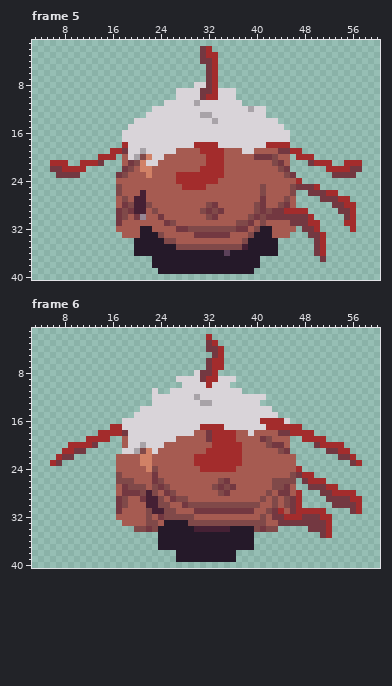
Two versions of one pixel-art file, assets/aseprite/player.aseprite. This is how it looked before the edit.
64x64 pixels, 8 frames. Shown: frame 5: x 3..60, y 1..40; frame 6: x 3..60, y 1..40. The commit also changed other frames, which this record leaves out.
The same view after the edit:
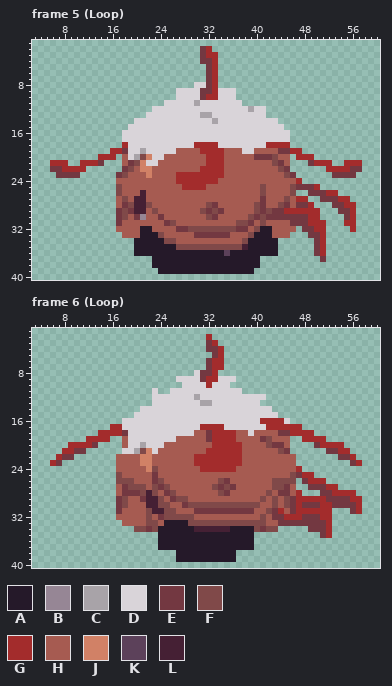
Palette (. is transparent): A #251929  B #968695  C #a8a3a8  D #d9d4d9  E #733841  F #804949  G #a32c2c  H #a65b51  J #d18166  K #5c415a  L #452034
From old to new:
Frame 5 (Loop), layer "Idle/Front":
y 27: x 47..48 .. -> GG
y 28: x 47..49 ... -> EEG
y 29: x 49..50 .. -> GG
y 30: x 50 . -> G
y 31..32: x 51 . -> G
Frame 6 (Loop), layer "Idle/Front":
y 29: x 48..51 .... -> GGGG
y 30: x 48..52 ..... -> EEEGG
y 31: x 52 . -> G
Pixel boxes of the changes (left, top, right, bottom) in both pictures:
added: (296, 196, 326, 232)
added: (302, 496, 332, 514)
